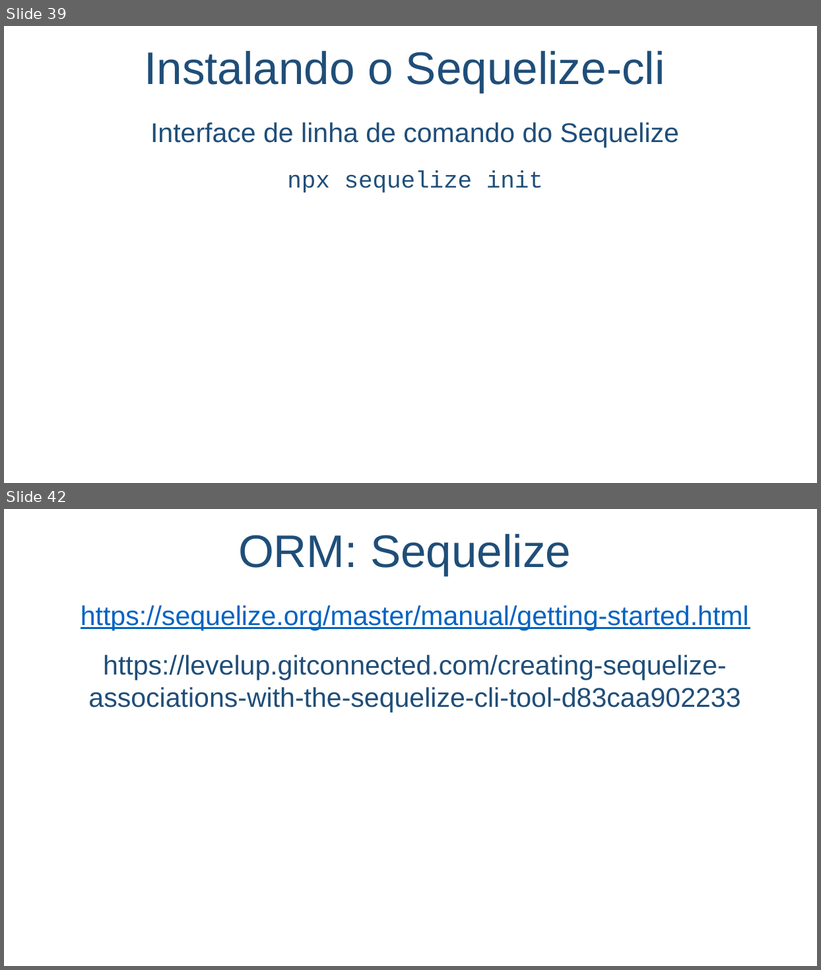
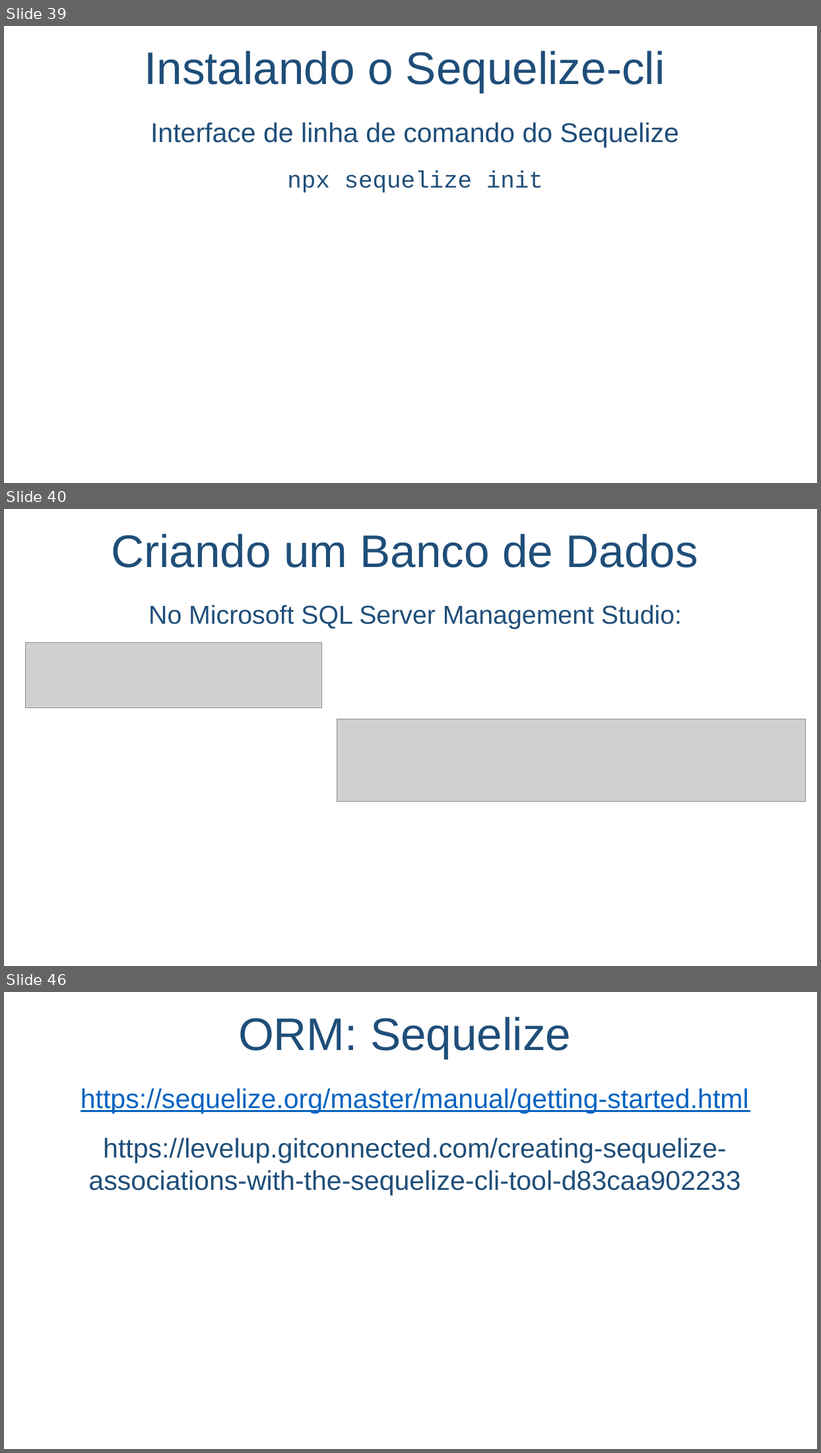
Before and after one commit to salmo-jr/public-slides, a slide deck: node-js.pptx. Shown one above the other, each under a label of ours: slides 39 and 42 before the commit, slides 39, 40 and 46 after it; the slides between them are not shown. The pictures are 821x970 and 821x1453 pixels, drawn with LibreOffice and Linux fonts; fonts in the diff are those of the drawing; grey boxes stand for pictures; background and template pictures are left out. Boxes give left, top, right and bottom in pixels: in the first picture for what was removed or moved away, otherwise in the second. Text is boxed around its words. In the diff, an @@ line names an element or a change of style, - is before the commit and + after.

Commit message:
conexão com o SQL Server

```diff
--- a/node-js.pptx
+++ b/node-js.pptx
@@ slide 40 added at <box>4,509,817,966</box>, background picture (left out) @@
@@ text added at <box>111,533,698,568</box>, 54 pt, text #1F4E79 @@
+Criando um Banco de Dados
@@ text added at <box>149,605,682,629</box>, 30.6 pt, text #1F4E79 @@
+No Microsoft SQL Server Management Studio:
@@ picture added at <box>25,642,322,708</box> @@
@@ picture added at <box>337,720,806,802</box> @@
@@ what was slide 42 is now slide 46 @@
```
Also in this commit, not shown: 8 slides changed, 3 other slides added.
